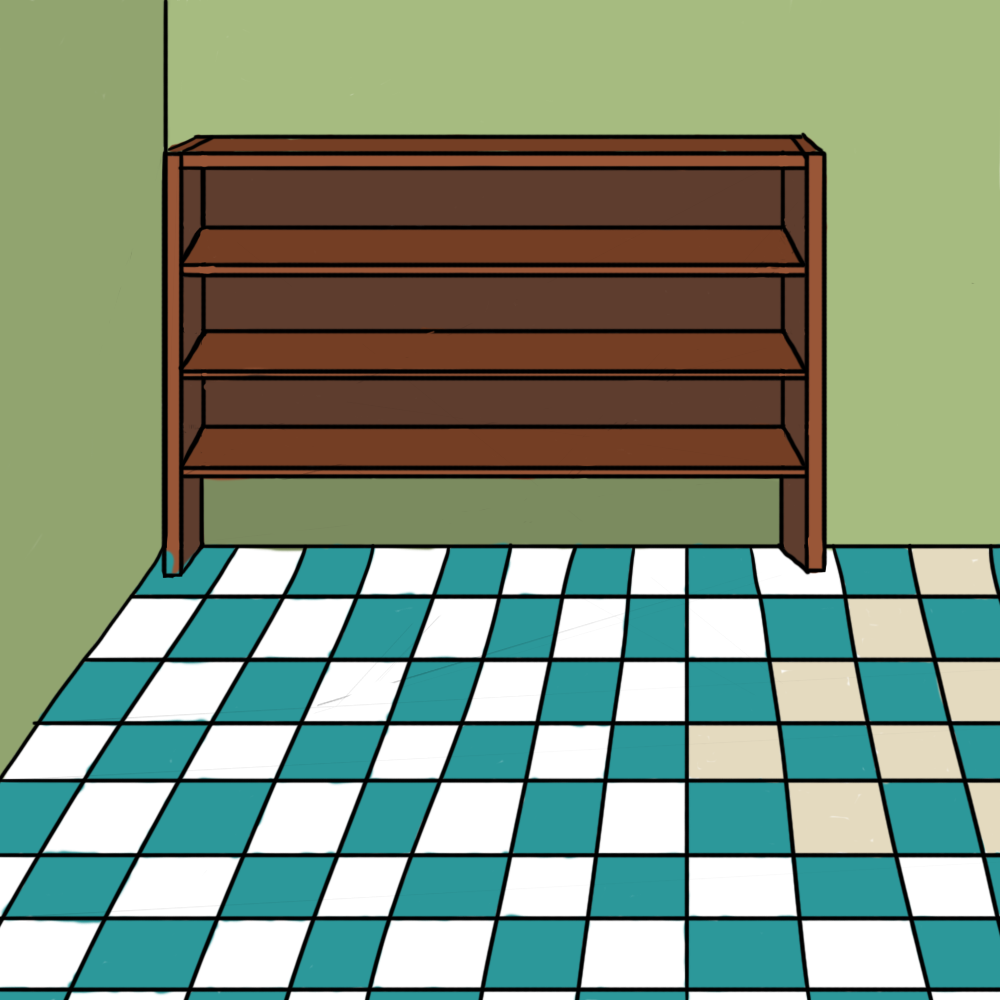
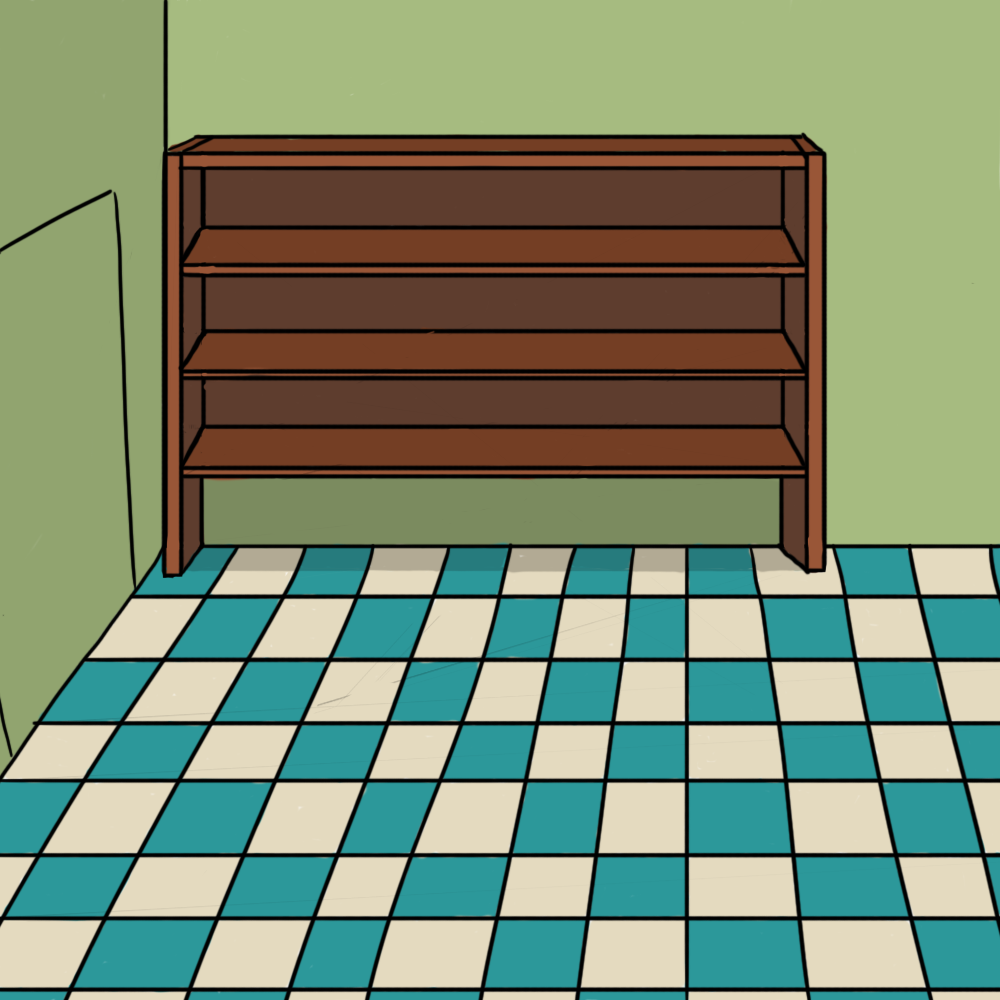
Before/after of a 1000×1000 layered artwork. What changed in the layer stack:
removed layer "Layer 1" over [0,188,1000,1000]
painted on "Floor_Coloring1" over [0,188,1000,1000]
removed layer "Shelf_Coloring" over [165,542,829,578]
removed layer "Walls_Coloring" over [0,188,995,791]
